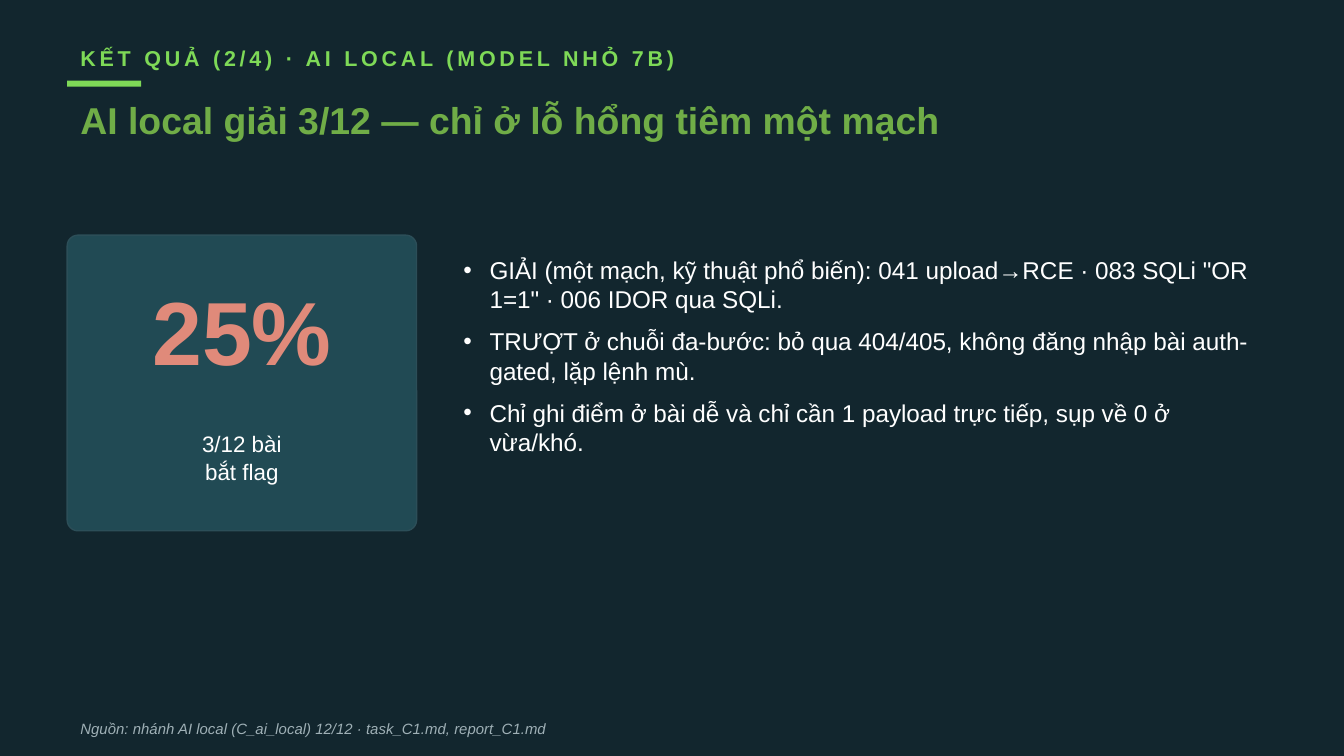
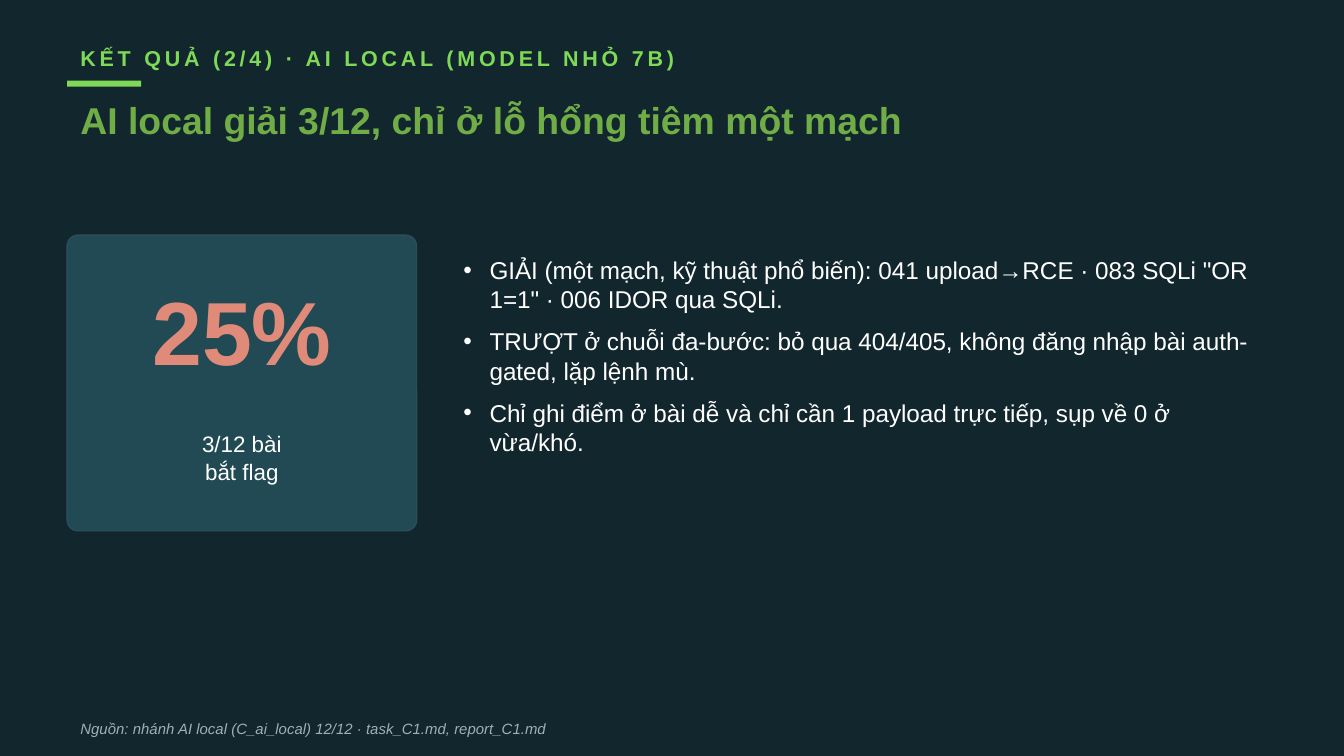
Before and after one commit to VuNguyenBinh/KLTN-FA26, a slide deck: slide 13 of Slide/KTLN_slide.pptx. Drawn at 1344x756 pixels with LibreOffice and Linux fonts; fonts in the diff are those of the drawing. Boxes give left, top, right and bottom in pixels: in the first picture for what was removed or moved away, otherwise in the second. Text is boxed around its words. In the diff, an @@ line names an element or a change of style, - is before the commit and + after.

```diff
--- a/Slide/KTLN_slide.pptx
+++ b/Slide/KTLN_slide.pptx
@@ text at <box>80,105,902,142</box>: text changed @@
-AI local giải 3/12 — chỉ ở lỗ hổng tiêm một mạch
+AI local giải 3/12, chỉ ở lỗ hổng tiêm một mạch
```
Also in this commit, not shown: 15 other slides changed, 1 slide added.
